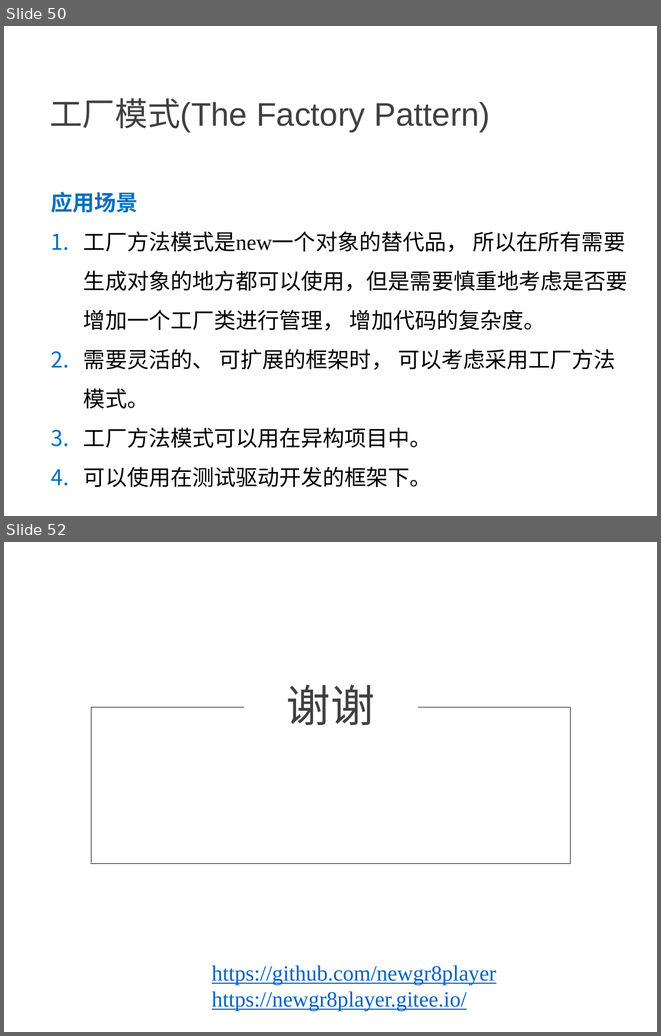
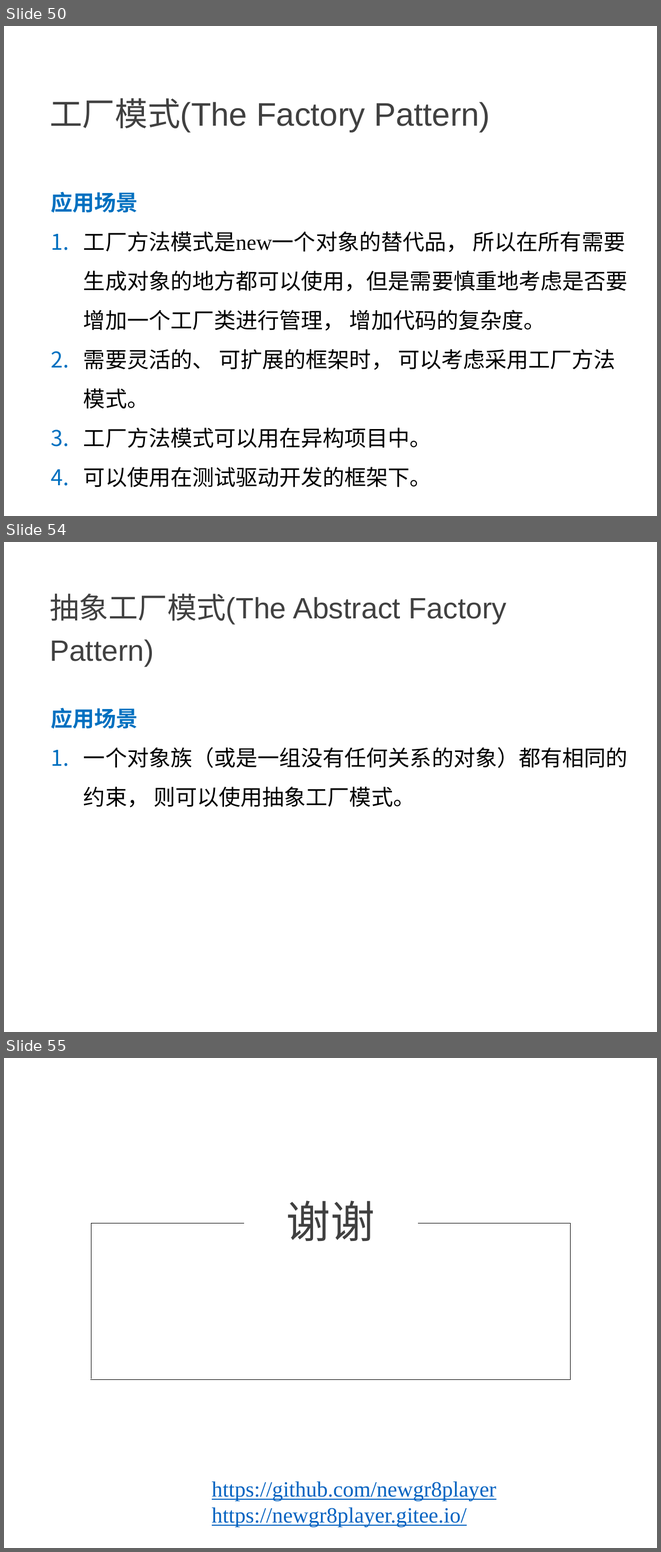
Before and after one commit to NewGr8Player/My-PPT, a slide deck: Design pattern/23种设计模式详解.pptx. Shown one above the other, each under a label of ours: slides 50 and 52 before the commit, slides 50, 54 and 55 after it; the slides between them are not shown. The pictures are 661x1036 and 661x1552 pixels, drawn with LibreOffice and Linux fonts; fonts in the diff are those of the drawing. Boxes give left, top, right and bottom in pixels: in the first picture for what was removed or moved away, otherwise in the second. Text is boxed around its words. In the diff, an @@ line names an element or a change of style, - is before the commit and + after.

Commit message:
Add - 单例模式 -工厂模式

```diff
--- a/Design pattern/23种设计模式详解.pptx
+++ b/Design pattern/23种设计模式详解.pptx
@@ slide 54 added at bbox=[4, 542, 657, 1032], background #FFFFFF @@
@@ text added at bbox=[50, 593, 507, 667], 32.4 pt, text #404040 @@
+抽象工厂模式(The Abstract Factory Pattern)
@@ text added at bbox=[51, 707, 628, 808], 24 pt, text #000000 @@
+应用场景
+1. 一个对象族（或是一组没有任何关系的对象）都有相同的约束， 则可以使用抽象工厂模式。
@@ what was slide 52 is now slide 55 @@
```
Also in this commit, not shown: 3 other slides added, 1 slide removed.
